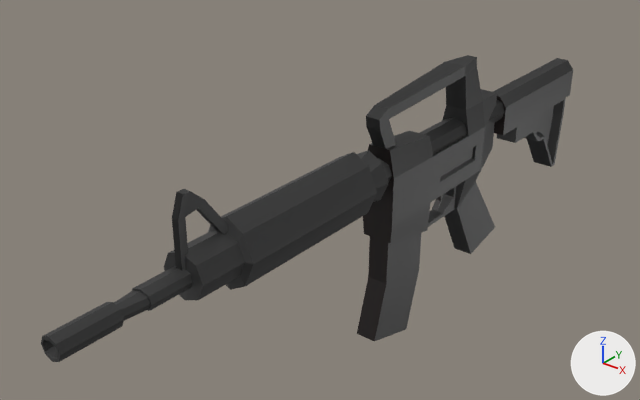
Before and after pictures for a commit that changed the FBX model Assets/Models/Weapons/m4a1.fbx.
One viewpoint serves both versions: a 50 mm lens placed at (0.46, -0.8, 0.426), pointed at (-0.071, -0.136, 0.015). The lights are fixed; the arrows at lower right show +X, +Y and +Z. Where no turn or scale is listed for an object, it has been applied to the vertices.
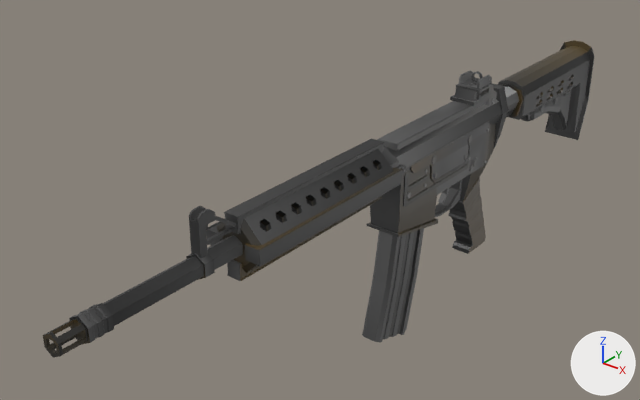
The change, as a diff of the scene's bpy script:
```diff
--- a/Assets/Models/Weapons/m4a1.fbx.py
+++ b/Assets/Models/Weapons/m4a1.fbx.py
@@ me_cube_001 @@
 # used by ob_cube; location = (0.0, 0.0, 0.0)
-me_cube_001.from_pydata(...)  # 466 vertices, 450 faces; spans x -0.028..0.028, y -0.521..0.288, z -0.143..0.144
+me_cube_001.from_pydata(...)  # 2499 vertices, 2383 faces; spans x -0.03..0.03, y -0.52..0.341, z -0.106..0.122
+# me_cube_001 part 1: a new loose piece, a 6-sided cylinder along y spanning x -0.0104..0.0104, y -0.3822..-0.3722, z 0.058..0.082, in mat_material_001 (picture img_weapon_atlas_png)
+# me_cube_001 part 2: a new loose piece, a box spanning x -0.0016..0.0016, y -0.3752..-0.3362, z 0.0854..0.0885, in mat_material_001 (picture img_weapon_atlas_png)
+# me_cube_001 part 3: the loose piece of 136 vertices spanning x -0.028..0.028, y -0.521..0.105, z 0.031..0.101 is rebuilt with 477 vertices and now spans x -0.028..0.028, y -0.337..-0.137, z 0.042..0.098
+# me_cube_001 part 4: the loose piece of 134 vertices spanning x -0.018..0.018, y -0.146..0.116, z -0.143..0.144 is rebuilt with 204 vertices and now spans x -0.022..0.022, y -0.121..0.101, z -0.106..0.097
+# me_cube_001 part 5: the loose piece of 100 vertices spanning x -0.017..0.017, y 0.103..0.288, z -0.061..0.082 is rebuilt with 342 vertices and now spans x -0.025..0.025, y 0.143..0.341, z -0.035..0.097
+# me_cube_001 part 6: the loose piece of 42 vertices spanning x -0.008..0.008, y -0.061..0.017, z -0.03..0.01 is rebuilt with 78 vertices and now spans x -0.008..0.008, y -0.048..0.03, z -0.027..0.018
+# me_cube_001 part 7: the loose piece of 30 vertices spanning x -0.004..0.004, y -0.4..-0.342, z 0.073..0.139 is rebuilt with 46 vertices and now spans x -0.005..0.005, y -0.381..-0.339, z 0.077..0.118
+# me_cube_001 part 8: the loose piece of 24 vertices spanning x -0.003..0.003, y -0.018..-0.002, z -0.021..0.012 is deleted
+# me_cube_001 part 9: 1324 vertices added at x -0.03..0.03, y -0.52..0.308, z -0.023..0.122
 me_cube_001.materials.append(mat_material_001)
@@ me_cube_006 @@
+me_cube_006.from_pydata(...)  # 136 vertices, 130 faces; spans x -0.012..0.012, y -0.138..-0.049, z -0.149..0.034
+me_cube_006.materials.append(mat_material_001)  # picture img_weapon_atlas_png
@@ ob_magazine @@
+ob_magazine = bpy.data.objects.new('Magazine', me_cube_006)
+ob_magazine.location = (0.0, 0.0, 0.0)
```

Where the change shows, as pixel boxes (x1, y1, x2, y2) in the pictures (640 x 400 px):
'Cube', reshaped: before (41, 55, 573, 362); after (43, 40, 594, 358)
'Magazine', added: after (362, 228, 424, 342)
part 1 of me_cube_001, added: after (186, 253, 215, 280)
part 2 of me_cube_001, added: after (207, 227, 233, 245)
part 3 of me_cube_001, rebuilt (62% narrower, 53% shorter): before (41, 99, 505, 362); after (217, 149, 394, 273)
part 4 of me_cube_001, rebuilt (40% shorter): before (357, 55, 497, 341); after (367, 84, 508, 254)
part 5 of me_cube_001, rebuilt: before (493, 58, 573, 167); after (497, 40, 594, 140)
part 6 of me_cube_001, rebuilt (10% shorter): before (428, 186, 456, 227); after (435, 180, 462, 217)
part 7 of me_cube_001, rebuilt (17% narrower, 36% shorter): before (172, 189, 229, 271); after (189, 206, 236, 258)
part 8 of me_cube_001, deleted: before (432, 195, 443, 211)
part 9 of me_cube_001, added: after (43, 71, 571, 358)
